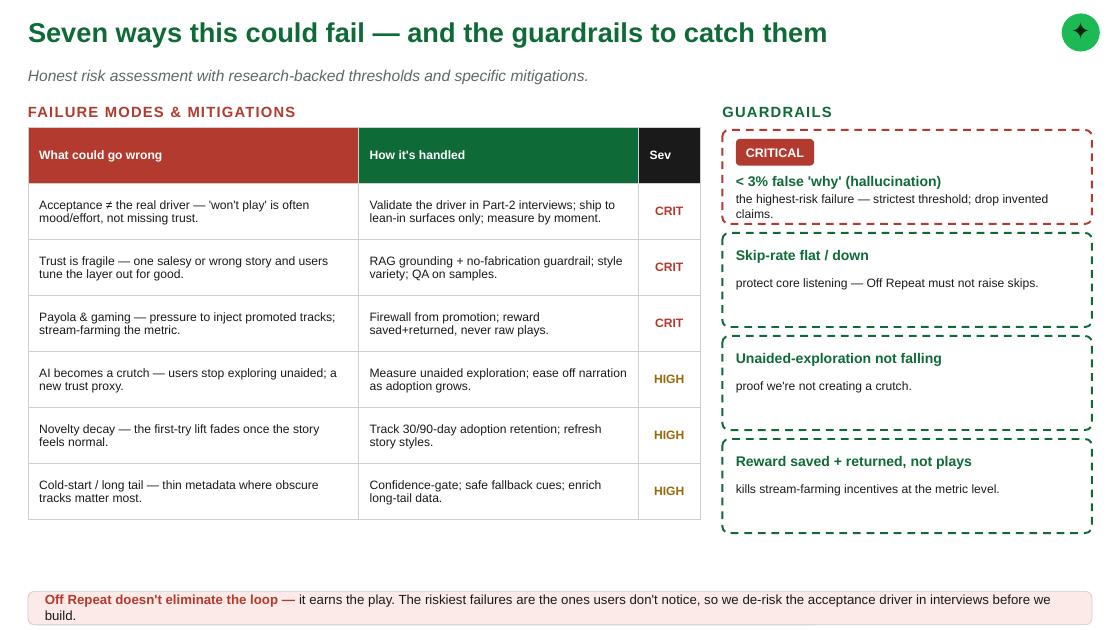
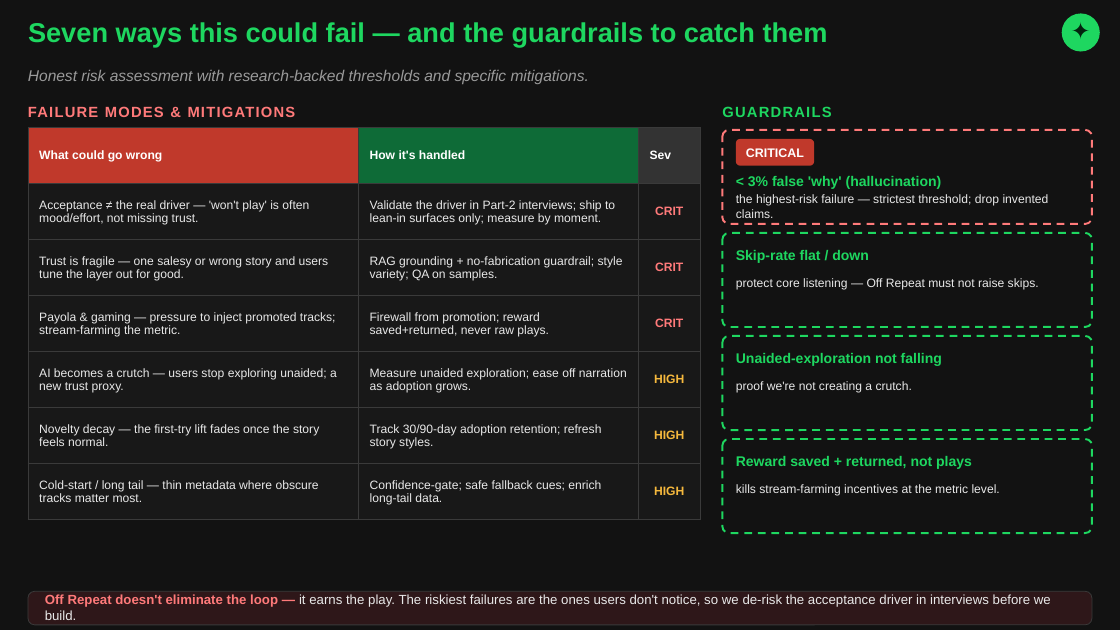
Before and after one commit to nityagupta25/spotify-discovery-engine, a slide deck: slide 10 of Off_Repeat_Deck_TopFellow.pptx. Drawn at 1120x630 pixels with LibreOffice and Linux fonts; fonts in the diff are those of the drawing. Boxes give left, top, right and bottom in pixels: in the first picture for what was removed or moved away, otherwise in the second. Text is boxed around its words. In the diff, an @@ line names an element or a change of style, - is before the commit and + after.

```diff
--- a/Off_Repeat_Deck_TopFellow.pptx
+++ b/Off_Repeat_Deck_TopFellow.pptx
@@ background #FFFFFF to #121212 @@
@@ ellipse at bbox=[1062, 13, 1100, 52]: fill #1DB954 to #1ED760 @@
@@ text "Honest risk assessment with research-backed ..." at bbox=[28, 70, 589, 84]: text colour #5C6B62 to #9A9A9A @@
@@ text "FAILURE MODES & MITIGATIONS" at bbox=[28, 106, 296, 117]: text colour #B23A2E to #FF7A7A @@
@@ table at bbox=[28, 128, 700, 509] @@
@@ fill #B23A2E to #C0392B in row 1, column 1 @@
@@ fill #1A1A1A to #333333 in row 1, column 3 @@
@@ fill #FFFFFF to #181818 in 18 cells @@
@@ text colour #1A1A1A to #E8E8E8 @@
@@ text colour #B23A2E to #FF7A7A in "CRIT", "CRIT", "CRIT" @@
@@ text colour #9A6A08 to #F5B83D in "HIGH", "HIGH", "HIGH" @@
@@ borders changed @@
@@ rounded rectangle at bbox=[722, 130, 1092, 224]: fill #FFFFFF to #121212; outline #B23A2E 1.25 pt dashed to #FF7A7A 1.25 pt dashed @@
@@ rounded rectangle at bbox=[736, 139, 814, 166]: fill #B23A2E to #C0392B @@
@@ fill #FFFFFF to #121212; outline #0E6B37 1.25 pt dashed to #1ED760 1.25 pt dashed in 3 elements at bbox=[722, 233, 1092, 327], bbox=[722, 336, 1092, 430], bbox=[722, 439, 1092, 533] @@
@@ text colour #0E6B37 to #1ED760 in 6 elements at bbox=[28, 22, 828, 47], bbox=[722, 106, 831, 117], bbox=[748, 176, 942, 189], bbox=[736, 250, 869, 263], bbox=[736, 353, 942, 366], bbox=[736, 456, 972, 469] @@
@@ text colour #1A1A1A to #E8E8E8 in 4 elements at bbox=[736, 194, 1049, 218], bbox=[736, 278, 1039, 290], bbox=[736, 381, 912, 393], bbox=[736, 484, 1000, 496] @@
@@ rounded rectangle at bbox=[28, 591, 1092, 625]: fill #FBEAE7 to #2E1719; outline #CFCFCF 0.5 pt to #3A3A3A 0.5 pt @@
@@ text "Off Repeat doesn't eliminate the ..." at bbox=[45, 594, 1051, 620]: text colour #B23A2E to #FF7A7A in "Off Repeat doesn't eliminate the loop —"; text colour #1A1A1A to #E8E8E8 in "it earns the play. The riskiest failures ..." @@
```
Also in this commit, not shown: 9 other slides changed, 2 other files.
